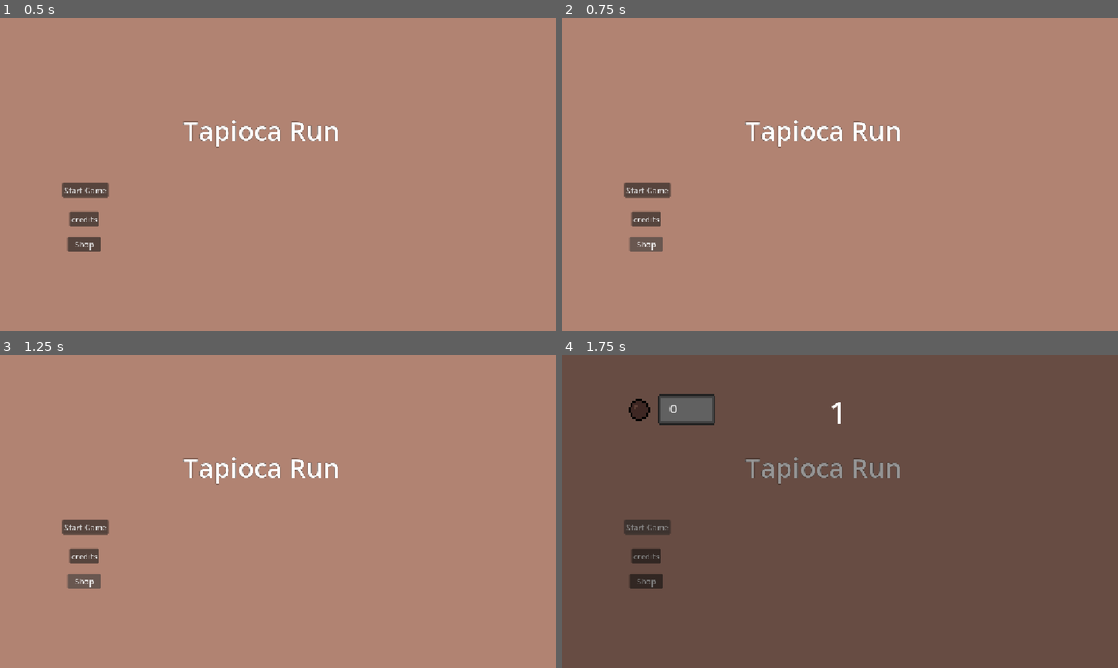
Above: before the commit, frames 1-4 (two rows, left to right).
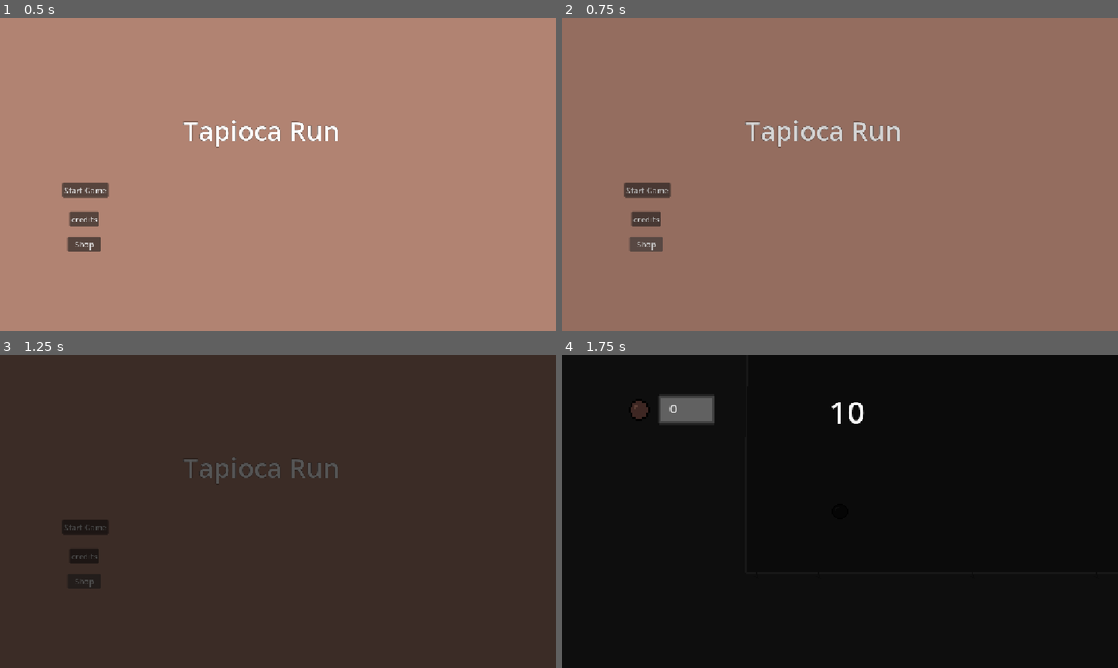
Above: after the commit, the same moments.

Repository: Adi-Ari-17/tapioca-run
Game: Godot game, scene res://scenes/main.tscn
Two runs of this game, one before a commit and one after it. Both use one fixed random seed, a clock stepped at 60 frames per second and the inputs below.
Inputs:
- Up to frame 1 (0.5 s): no input
- Up to frame 2 (0.75 s): click "Shop" at 0.5 s
- Up to frame 3 (1.25 s): no input
- Up to frame 4 (1.75 s): click "Start Game" at 1.25 s

Frame 1 is identical in both runs. In frame 2, 99% of the frame differs, in the area x 0-100%, y 0-100%; in frame 3, 100%; in frame 4, 99%.
Error before the commit: Parse Error: Expected indented block after function declaration. (res://scripts/countdown.gd:8)

Commit message:
main stuff

Diff:
--- a/tapioca-run/scenes/shop.tscn
+++ b/tapioca-run/scenes/shop.tscn
@@ -1,11 +1,14 @@
 [gd_scene format=3 uid="uid://cx3vv8aw2mirp"]
+
+[ext_resource type="Script" uid="uid://15e3vgl2xjrq" path="res://scripts/shop.gd" id="1_lx5au"]
 
 [sub_resource type="LabelSettings" id="LabelSettings_xfvoa"]
 font_size = 55
 outline_size = 2
 outline_color = Color(0, 0, 0, 1)
 
-[node name="shop" type="Node2D" unique_id=576937566]
+[node name="shop" type="CanvasLayer" unique_id=1384893480]
+script = ExtResource("1_lx5au")
 
 [node name="ColorRect" type="ColorRect" parent="." unique_id=1258653488]
 anchors_preset = 15
@@ -51,7 +54,7 @@
 text = "Shop"
 label_settings = SubResource("LabelSettings_xfvoa")
 
-[node name="Button" type="Button" parent="." unique_id=1563835025]
+[node name="back" type="Button" parent="." unique_id=1563835025]
 anchors_preset = -1
 anchor_right = 0.011000001
 anchor_bottom = 0.055000003
@@ -60,3 +63,5 @@
 offset_right = 152.328
 offset_bottom = 571.36
 text = "Back"
+
+[connection signal="pressed" from="back" to="." method="_on_back_pressed"]
--- a/tapioca-run/scripts/Shop.gd
+++ b/tapioca-run/scripts/Shop.gd
@@ -1,9 +1,15 @@
 extends CanvasLayer
 
+signal menu_load
+# Called when the node enters the scene tree for the first time.
+func _ready() -> void:
+	pass # Replace with function body.
 
 
-func _on_countdown_pressed() -> void:
-	if GameManager.coins >= 5:
-		GameManager.coins -= 5
-		GameManager.count += 5
-		GameManager.countdown = GameManager.count
+# Called every frame. 'delta' is the elapsed time since the previous frame.
+func _process(delta: float) -> void:
+	pass
+
+
+func _on_back_pressed() -> void:
+	menu_load.emit()
--- a/tapioca-run/scripts/countdown.gd
+++ b/tapioca-run/scripts/countdown.gd
@@ -6,7 +6,7 @@
 var counting
 
 func _ready() -> void:
-
+	pass
 func _process(_delta: float) -> void:
 	if counting:
 		if not waiting:
--- a/tapioca-run/scripts/main.gd
+++ b/tapioca-run/scripts/main.gd
@@ -22,6 +22,7 @@
 	var menu_scene = load("res://scenes/menu.tscn").instantiate()
 	level_node.add_child(menu_scene)
 	menu_scene.game_start.connect(game_starting)
+	menu_scene.shop_load.connect(shop_load)
 	hud.hide()
 	countdown.hide()
 
@@ -75,3 +76,13 @@
 	if transition_layer:
 		transition_layer.fade_out()
 	menu_scene.game_start.connect(game_starting)
+
+func shop_load() -> void:
+	if transition_layer:
+		await transition_layer.fade_in()
+	for child in level_node.get_children():
+		child.queue_free()
+	var shop_scene = load("res://scenes/shop.tscn").instantiate()
+	level_node.add_child(shop_scene)
+	if transition_layer:
+		transition_layer.fade_out()
Not shown, changed: tapioca-run/scripts/Shop.gd.uid
